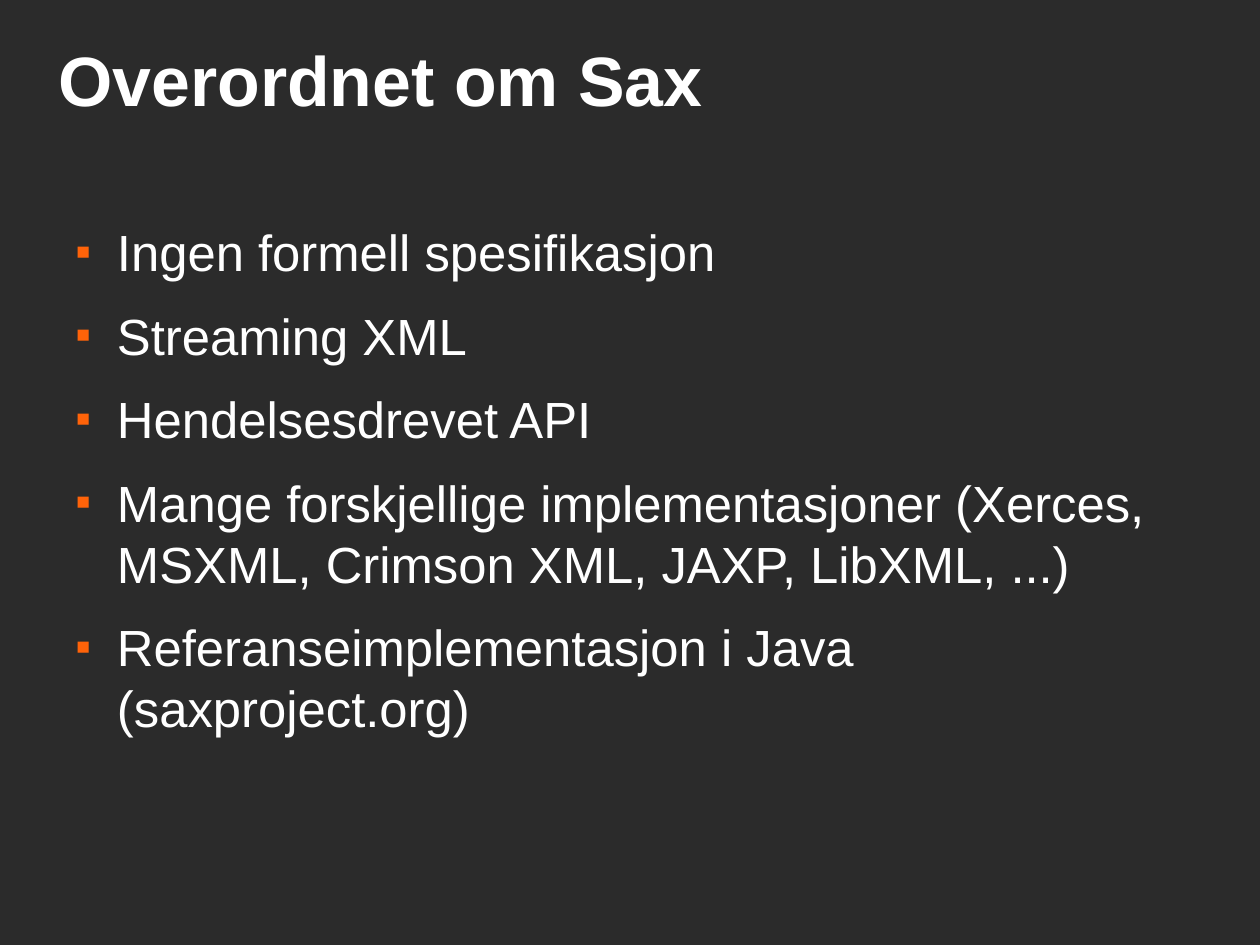
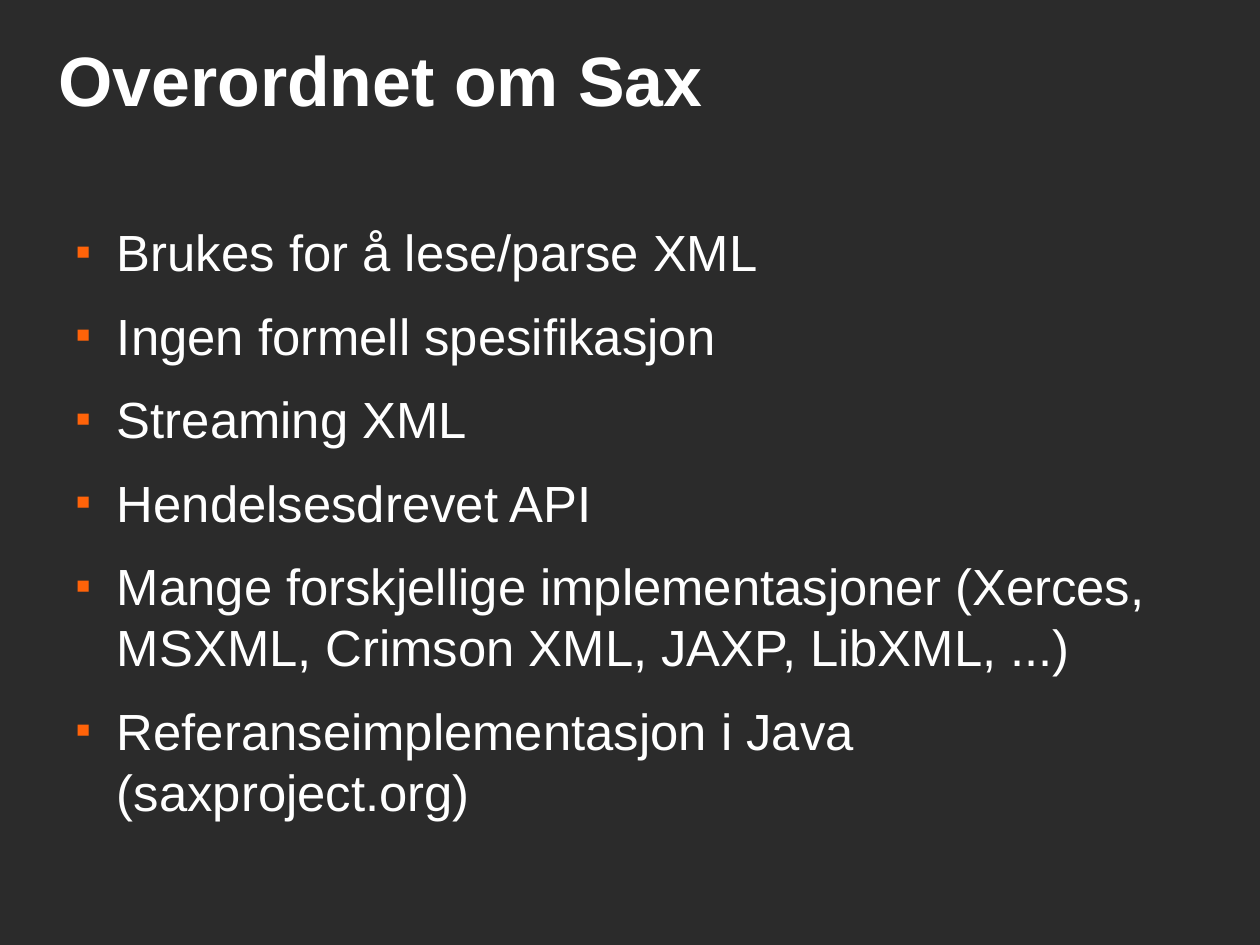
Before and after one commit to andrerav/xqft-parser, a slide deck: slide 2 of doc/sax.odp. Drawn at 1260x945 pixels with LibreOffice and Linux fonts; fonts in the diff are those of the drawing; background and template pictures are left out; a plain dark background stands for a picture behind light text. Boxes give left, top, right and bottom in pixels: in the first picture for what was removed or moved away, otherwise in the second. Text is boxed around its words. In the diff, an @@ line names an element or a change of style, - is before the commit and + after.

```diff
--- a/doc/sax.odp
+++ b/doc/sax.odp
@@ text at <box>117,231,757,282</box>: paragraph added @@
+■ Brukes for å lese/parse XML
```
